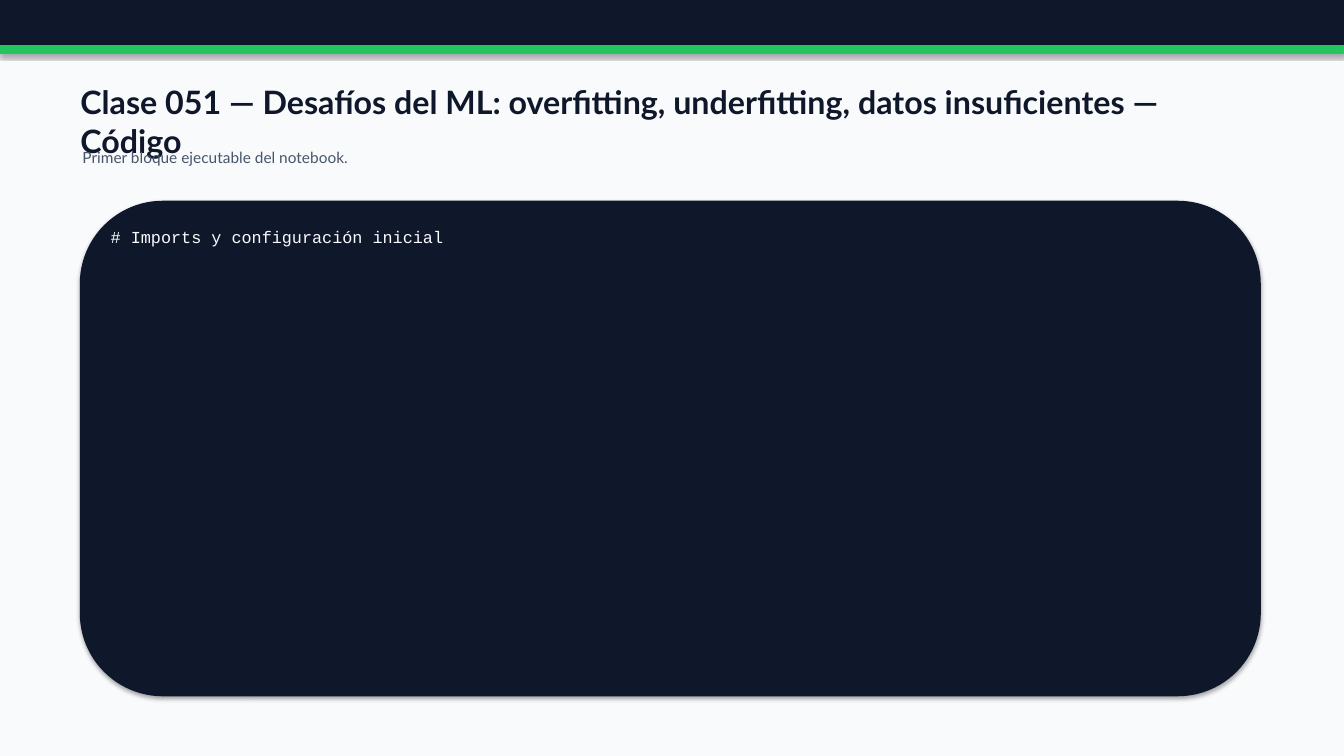
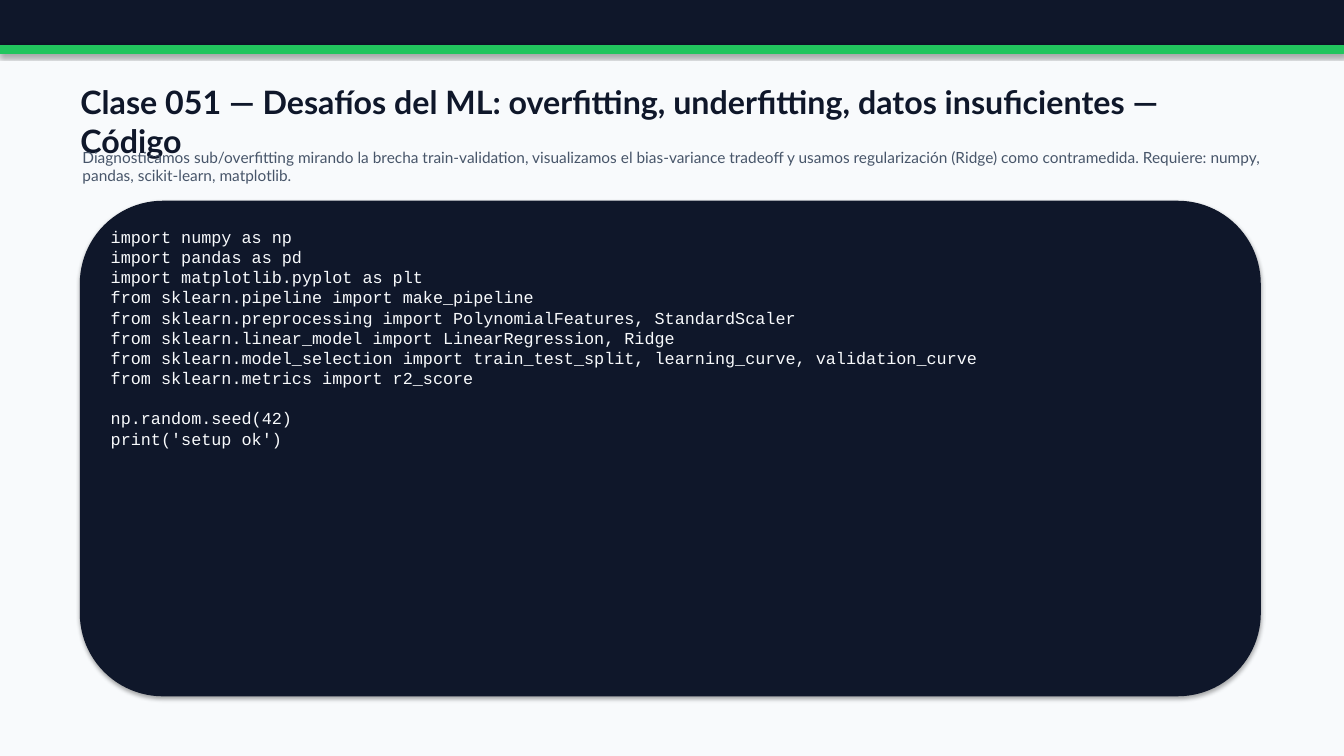
Before and after one commit to vladimiracunadev-create/python-data-science-bootcamp, a slide deck: slide 14 of docs/presentaciones/parts/parte-1-machine-learning-clasico-completa.pptx. Drawn at 1344x756 pixels with LibreOffice and Linux fonts; fonts in the diff are those of the drawing. Boxes give left, top, right and bottom in pixels: in the first picture for what was removed or moved away, otherwise in the second. Text is boxed around its words. In the diff, an @@ line names an element or a change of style, - is before the commit and + after.

```diff
--- a/docs/presentaciones/parts/parte-1-machine-learning-clasico-completa.pptx
+++ b/docs/presentaciones/parts/parte-1-machine-learning-clasico-completa.pptx
@@ text at box(82, 149, 1260, 184): text changed @@
-Primer bloque ejecutable del notebook.
+Diagnosticamos sub/overfitting mirando la brecha train-validation, visualizamos el bias-variance tradeoff y usamos regularización (Ridge) como contramedida. Requiere: numpy, pandas, scikit-learn, matplotlib.
@@ text at box(111, 231, 977, 449): text changed @@
-# Imports y configuración inicial
+import numpy as np
+import pandas as pd
+import matplotlib.pyplot as plt
+from sklearn.pipeline import make_pipeline
+from sklearn.preprocessing import PolynomialFeatures, StandardScaler
+from sklearn.linear_model import LinearRegression, Ridge
+from sklearn.model_selection import train_test_split, learning_curve, validation_curve
+from sklearn.metrics import r2_score
+np.random.seed(42)
+print('setup ok')
```
Also in this commit, not shown: 42 other slides changed, 19 other files.
